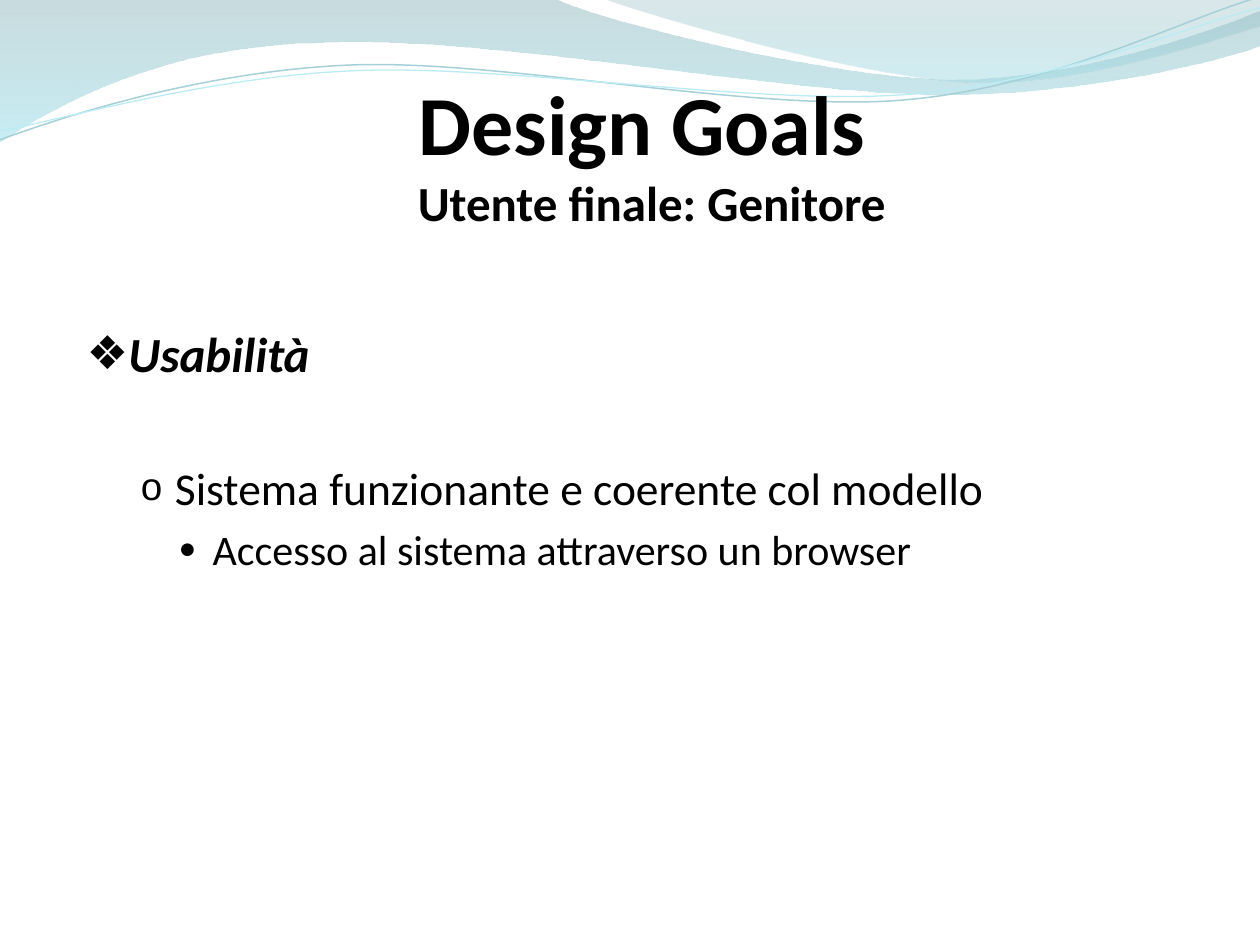
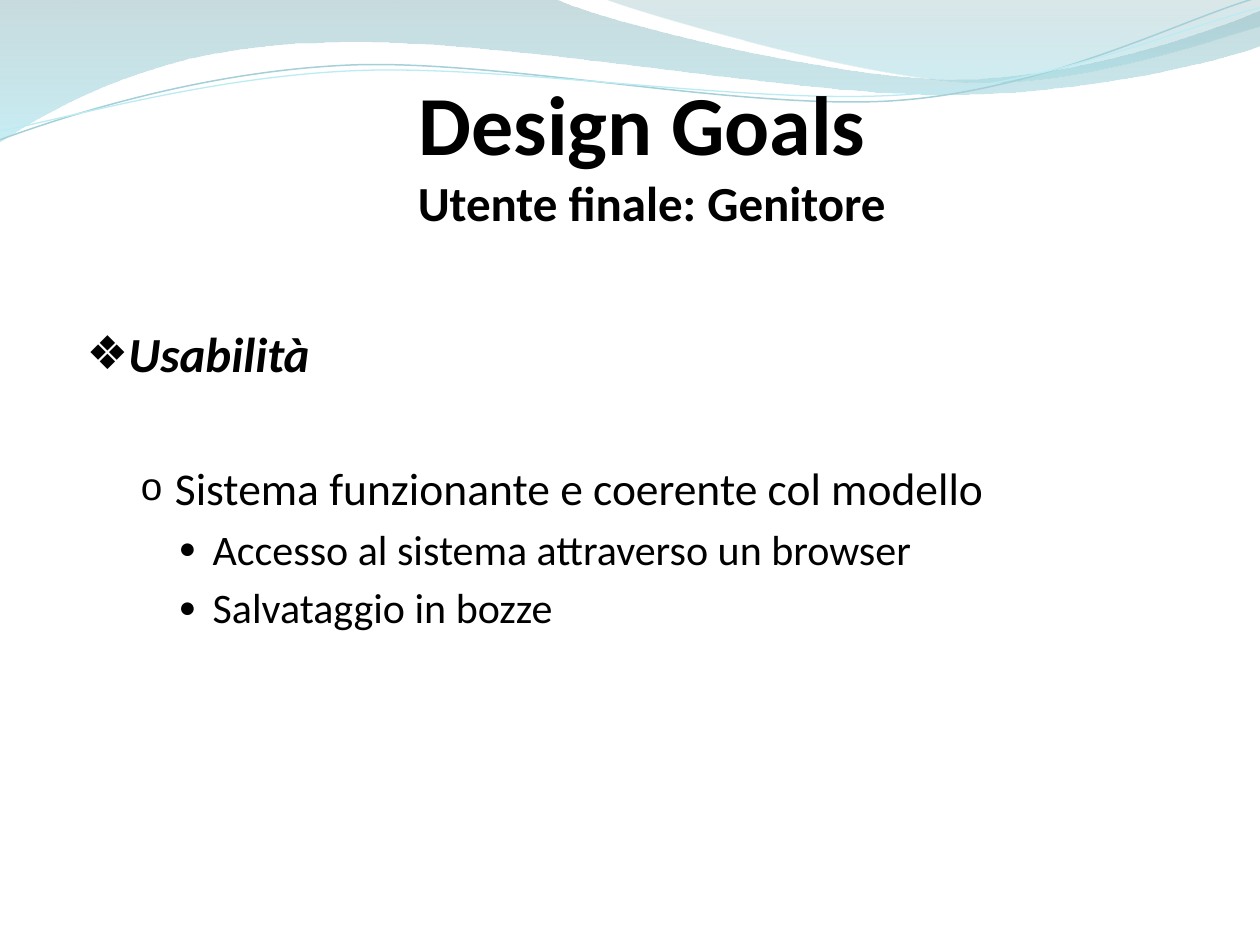
Before and after one commit to ammirate/at-silo, a slide deck: slide 36 of Presentazione/Atsilo1/[BOZZA] Atsilo_A_PresentazioneFinale copia.pptx. Drawn at 1260x945 pixels with LibreOffice and Linux fonts; fonts in the diff are those of the drawing. Boxes give left, top, right and bottom in pixels: in the first picture for what was removed or moved away, otherwise in the second. Text is boxed around its words. In the diff, an @@ line names an element or a change of style, - is before the commit and + after.

```diff
--- a/Presentazione/Atsilo1/[BOZZA] Atsilo_A_PresentazioneFinale copia.pptx
+++ b/Presentazione/Atsilo1/[BOZZA] Atsilo_A_PresentazioneFinale copia.pptx
@@ text at (213, 593, 553, 631): paragraph added @@
+    ● Salvataggio in bozze
```
Also in this commit, not shown: 10 other slides changed, 3 slides removed.
